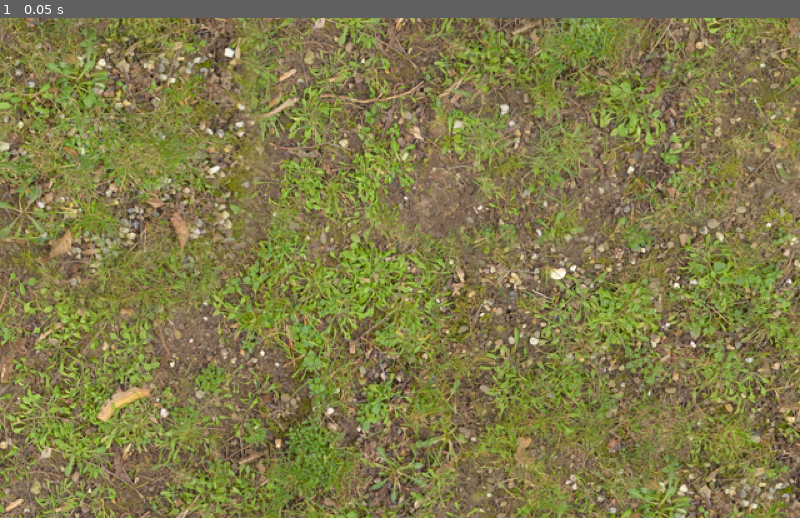
Above: before the commit, frame 1.
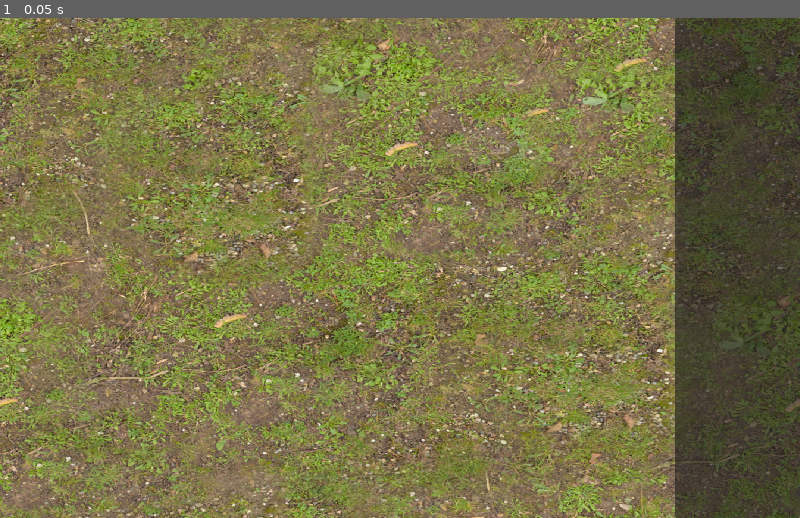
Above: after the commit, the same moment.

Repository: jintachi/GWJ85
Game: Godot game, scene res://scenes/main.tscn
The game is run twice, just before and just after one commit, with the same random seed, the same clock (stepped at 60 frames per second) and the same inputs.
Inputs:
- Up to frame 1 (0.05 s): no input

The runs differ from the first frame. In frame 1, 76% of the frame differs, in the area x 0-100%, y 0-100%.

Commit message:
Update main.tscn

Diff:
--- a/scenes/main.tscn
+++ b/scenes/main.tscn
@@ -7,8 +7,24 @@
 [node name="BACKGROUND" type="Node" parent="."]
 
 [node name="Sprite2D" type="Sprite2D" parent="BACKGROUND"]
-position = Vector2(632, 406)
-scale = Vector2(2, 2)
+position = Vector2(640, 400)
+scale = Vector2(1.25, 0.8)
 texture = ExtResource("1_o5qli")
 
 [node name="UI" type="Node" parent="."]
+
+[node name="CenterContainer" type="CenterContainer" parent="UI"]
+anchors_preset = 6
+anchor_left = 1.0
+anchor_top = 0.5
+anchor_right = 1.0
+anchor_bottom = 0.5
+offset_left = -200.0
+offset_top = -450.0
+offset_bottom = 450.0
+grow_horizontal = 0
+grow_vertical = 2
+
+[node name="Panel" type="Panel" parent="UI/CenterContainer"]
+custom_minimum_size = Vector2(200, 800)
+layout_mode = 2
